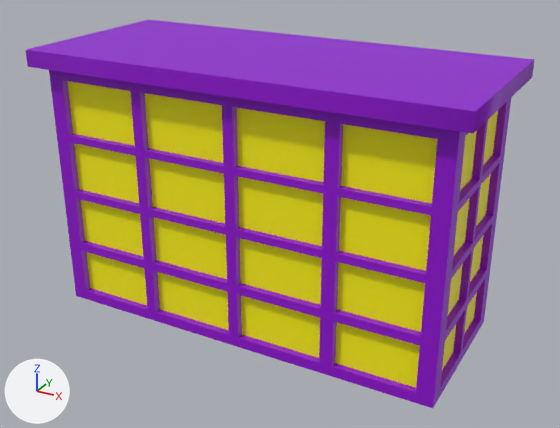
Before and after pictures for a commit that changed the FBX model Assets/Meshes/Building_Large_Side_002.fbx.
One viewpoint serves both versions: a camera (50 mm lens) standing at (51.7, -40.7, 150.8) and looking at (1.2, 51.0, 104.9). Arrows for +X, +Y and +Z are at lower left; the lights stay in place. Where no turn or scale is listed for an object, it has been applied to the vertices.

Names of what the first picture shows: 'Building_Large_Side_002'.
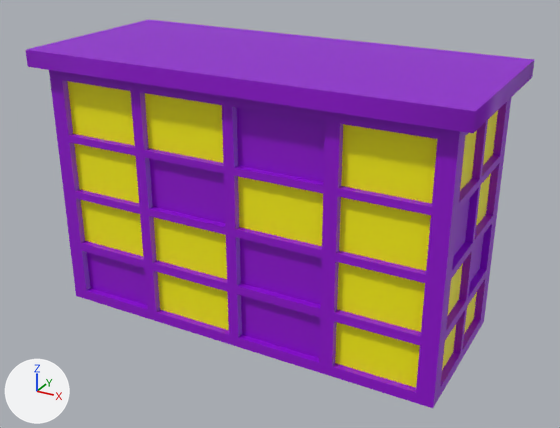
Boxes [x1, y1, x2, y2] around the edits, measured in the pictures (560 x 428 px):
part 1 of me_mesh, recoloured (yellow to purple): [86, 108, 484, 358] in both

Diff of the bpy script that builds the scene:
```diff
--- a/Assets/Meshes/Building_Large_Side_002.fbx.py
+++ b/Assets/Meshes/Building_Large_Side_002.fbx.py
@@ me_mesh @@
 me_mesh.from_pydata(...)  # 446 vertices, 476 faces; spans x -32.0..32.0, y -2.0..26.0, z 0.0..40.0
 # used by ob_building_large_side_002; location = (-0.3, 39.8, 88.1)
+# me_mesh part 1: 16 of the faces centred in x -29.0..29.0, y 1.0..23.0, z 5.2..31.6 switch from mat_windows (yellow #fff700) to mat_mainbuilding (purple #9300d5)
```
